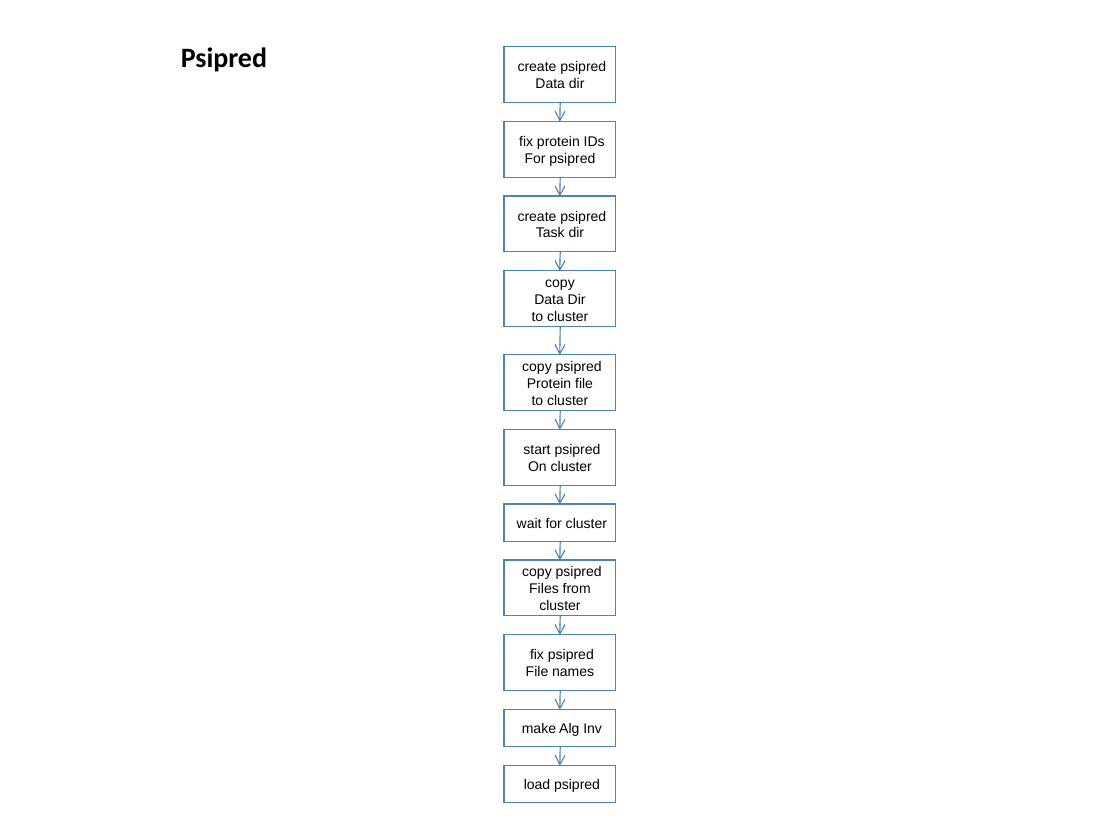
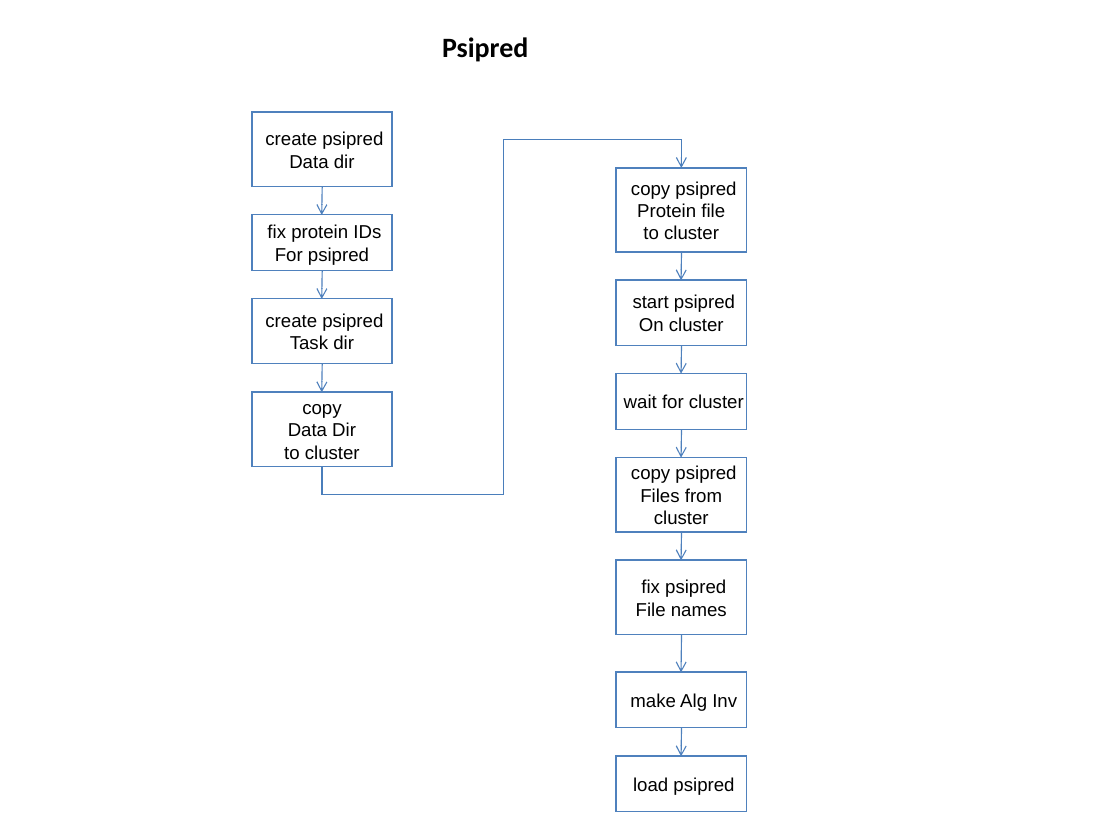
Before and after one commit to VEuPathDB/ApiCommonData, a slide deck: slide 7 of Load/doc/workflow/AnalysisWorkflow.ppt (slide 8 before the commit). Drawn at 1120x840 pixels with LibreOffice and Linux fonts; fonts in the diff are those of the drawing. Boxes give left, top, right and bottom in pixels: in the first picture for what was removed or moved away, otherwise in the second. Text is boxed around its words. In the diff, an @@ line names an element or a change of style, - is before the commit and + after.

```diff
--- a/Load/doc/workflow/AnalysisWorkflow.ppt
+++ b/Load/doc/workflow/AnalysisWorkflow.ppt
@@ title "Psipred": place and size @@
-title "Psipred" at bbox=[181, 47, 267, 72]
+title "Psipred" at bbox=[442, 37, 528, 62]
@@ size 9 to 12 pt in 11 elements at bbox=[616, 756, 747, 812], bbox=[616, 672, 747, 728], bbox=[616, 560, 747, 635], bbox=[616, 457, 747, 532], bbox=[252, 215, 392, 271], bbox=[252, 299, 392, 364], bbox=[252, 392, 392, 467], bbox=[616, 168, 747, 252], bbox=[616, 280, 747, 345], bbox=[616, 373, 747, 429], bbox=[252, 112, 392, 187] @@
@@ rectangle "create psipred": place and size @@
-rectangle "create psipred" at bbox=[504, 47, 616, 103]
+rectangle "create psipred" at bbox=[252, 112, 392, 187]
@@ arrow removed from (560, 103) to (560, 122) @@
@@ elbow arrow added from (321, 467) to (681, 168), #4A7EBB 0.74 pt @@
@@ arrow removed from (560, 177) to (560, 196) @@
@@ rectangle "copy psipred": place and size @@
-rectangle "copy psipred" at bbox=[504, 355, 616, 411]
+rectangle "copy psipred" at bbox=[616, 168, 747, 252]
@@ arrow added from (323, 187) to (321, 215), #4F81BD 0.74 pt @@
@@ rectangle "fix protein IDs": place and size @@
-rectangle "fix protein IDs" at bbox=[504, 121, 616, 177]
+rectangle "fix protein IDs" at bbox=[252, 215, 392, 271]
@@ arrow moved from (560, 252) - (560, 271) to (682, 252) - (681, 280) @@
@@ rectangle "create psipred": place and size @@
-rectangle "create psipred" at bbox=[504, 196, 616, 252]
+rectangle "create psipred" at bbox=[252, 299, 392, 364]
@@ arrow added from (323, 271) to (321, 299), #4F81BD 0.74 pt @@
@@ rectangle "start psipred": place and size @@
-rectangle "start psipred" at bbox=[504, 429, 616, 485]
+rectangle "start psipred" at bbox=[616, 280, 747, 345]
@@ arrow moved from (560, 327) - (560, 355) to (682, 345) - (681, 374) @@
@@ arrow added from (323, 364) to (321, 392), #4F81BD 0.74 pt @@
@@ rectangle "wait for cluster": place and size @@
-rectangle "wait for cluster" at bbox=[504, 504, 616, 541]
+rectangle "wait for cluster" at bbox=[616, 373, 747, 429]
@@ rectangle "copy": place and size @@
-rectangle "copy" at bbox=[504, 271, 616, 327]
+rectangle "copy" at bbox=[252, 392, 392, 467]
@@ arrow moved from (560, 411) - (560, 430) to (682, 429) - (681, 458) @@
@@ rectangle "copy psipred": place and size @@
-rectangle "copy psipred" at bbox=[504, 560, 616, 616]
+rectangle "copy psipred" at bbox=[616, 457, 747, 532]
@@ arrow removed from (560, 485) to (560, 504) @@
@@ arrow moved from (560, 541) - (560, 560) to (682, 532) - (681, 560) @@
@@ rectangle "fix psipred": place and size @@
-rectangle "fix psipred" at bbox=[504, 635, 616, 691]
+rectangle "fix psipred" at bbox=[616, 560, 747, 635]
@@ arrow moved from (560, 616) - (560, 635) to (682, 635) - (681, 672) @@
@@ rectangle "make Alg Inv": place and size @@
-rectangle "make Alg Inv" at bbox=[504, 709, 616, 746]
+rectangle "make Alg Inv" at bbox=[616, 672, 747, 728]
@@ arrow removed from (560, 691) to (560, 710) @@
@@ arrow moved from (560, 747) - (560, 766) to (682, 728) - (681, 756) @@
@@ rectangle "load psipred": place and size @@
-rectangle "load psipred" at bbox=[504, 765, 616, 802]
+rectangle "load psipred" at bbox=[616, 756, 747, 812]
```
Also in this commit, not shown: 6 other slides changed, 1 slide removed.
